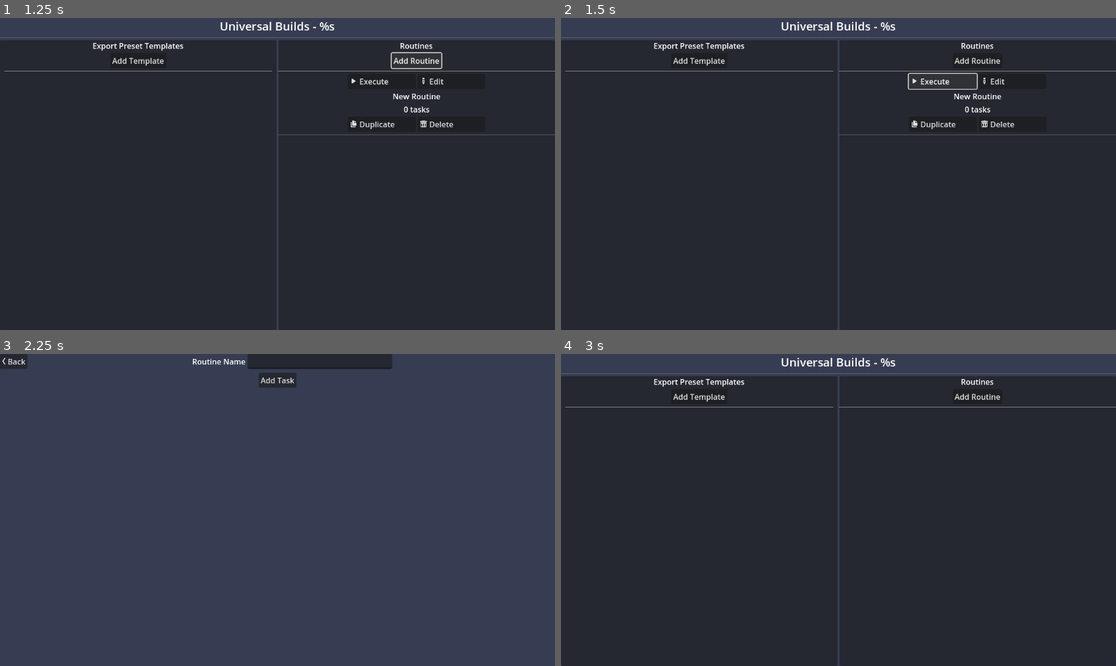
Above: before the commit, frames 1-4 (two rows, left to right).
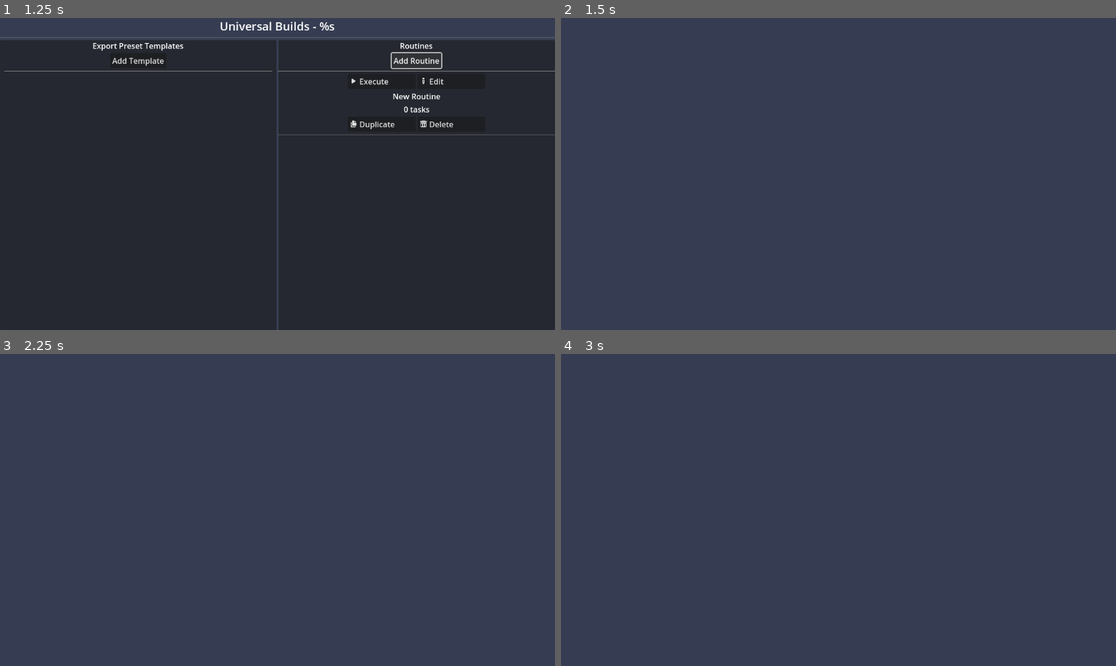
Above: after the commit, the same moments.

Repository: KoBeWi/Godot-Project-Builds
Game: Godot game, scene res://Scenes/Main.tscn
Two runs of this game, one before a commit and one after it. Both use one fixed random seed, a clock stepped at 60 frames per second and the inputs below.
Inputs (mouse positions are in pixels of both pictures, inside the frame that each line leads up to):
- Up to frame 1 (1.25 s): click "Add Routine" at 0.5 s
- Up to frame 2 (1.5 s): click "Execute" at 1.25 s
- Up to frame 3 (2.25 s): click (449, 416) at 2 s, where only the run before the commit has a clickable "Edit"
- Up to frame 4 (3 s): click (572, 360) at 2.75 s, where only the run before the commit has a clickable "Back"

Frame 1 is identical in both runs. In frame 2, 93% of the frame differs, in the area x 0-100%, y 1-100%; in frame 3, 1.8%; in frame 4, 93%.

Commit message:
Initial exec

Diff:
--- a/Nodes/GUI/DirectorySelector.tscn
+++ b/Nodes/GUI/DirectorySelector.tscn
@@ -1,10 +1,23 @@
-[gd_scene load_steps=2 format=3 uid="uid://cyl1d6reu3mk4"]
+[gd_scene load_steps=3 format=3 uid="uid://cyl1d6reu3mk4"]
 
 [ext_resource type="Texture2D" uid="uid://dhuukef617r6s" path="res://Icons/Folder.svg" id="1_34bwh"]
+
+[sub_resource type="GDScript" id="GDScript_af0jw"]
+script/source = "extends HBoxContainer
+
+@onready var line_edit: LineEdit = $LineEdit
+
+var text: String:
+	set(t):
+		line_edit.text = t
+	get:
+		return line_edit.text
+"
 
 [node name="DirectorySelector" type="HBoxContainer"]
 offset_right = 256.0
 offset_bottom = 31.0
+script = SubResource("GDScript_af0jw")
 
 [node name="LineEdit" type="LineEdit" parent="."]
 layout_mode = 2
--- a/Nodes/RoutinePreview.tscn
+++ b/Nodes/RoutinePreview.tscn
@@ -15,6 +15,9 @@
 	%Name.text = data[\"name\"]
 	%TaskCount.text %= data[\"tasks\"].size()
 	# TODO: lista zadań
+
+func connect_execute(target: Callable):
+	%Execute.pressed.connect(target)
 
 func connect_edit(target: Callable):
 	%Edit.pressed.connect(target)
--- a/Nodes/Task.gd
+++ b/Nodes/Task.gd
@@ -1,13 +1,7 @@
 extends Control
 class_name Task
 
-var data: Dictionary:
-	set(d):
-		data = d
-		_load()
-	get:
-		_store()
-		return data
+var data: Dictionary
 
 func _get_task_name() -> String:
 	return "Empty Task"
--- a/Nodes/TaskContainer.tscn
+++ b/Nodes/TaskContainer.tscn
@@ -3,11 +3,13 @@
 [sub_resource type="GDScript" id="GDScript_f3a8a"]
 script/source = "extends PanelContainer
 
+var task: Task
+
 func set_task(task_scene: PackedScene) -> Task:
-	var task_instance: Task = task_scene.instantiate()
-	%TaskName.text = task_instance._get_task_name()
-	%TaskHere.add_child(task_instance)
-	return task_instance
+	task = task_scene.instantiate()
+	%TaskName.text = task._get_task_name()
+	%TaskHere.add_child(task)
+	return task
 "
 
 [node name="TaskContainer" type="PanelContainer"]
--- a/Scenes/Execution.gd
+++ b/Scenes/Execution.gd
@@ -1,8 +1,16 @@
 extends Control
+
+@onready var task_limbo: Node2D = %TaskLimbo
+@onready var commands_container: VBoxContainer = %CommandsContainer
 
 class CommandItem:
 	var command: String
 	var arguments: PackedStringArray
+
+	func get_command() -> String:
+		var ret := command
+		ret = ret.replace("%godot%", "godot_console")
+		return ret
 
 var commands: Array[CommandItem]
 
@@ -14,15 +22,22 @@
 	#output_thread = Thread.new()
 	#output_thread.start(output_process)
 
-	var item := CommandItem.new()
-	item.command = "godot_console"
-	item.arguments = ["--path", "X:/Godot/Projects/ProjectBuilds/Testing/TestProject", "--headless", "--export-debug", "Windows Desktop", "X:/Godot/Projects/ProjectBuilds/Testing/ExportTarget/Game.exe"]
-	commands.append(item)
+	var routine := Data.get_current_routine()
+	for task in routine["tasks"]:
+		var task_instance: Task = load(task["scene"]).instantiate()
+		commands_container.add_child(task_instance)
+		task_instance._initialize(Data.project_path)
+		task_instance.data = task["data"]
+		task_instance._load()
 
-	item = CommandItem.new()
-	item.command = "C:/Program Files/7-Zip/7zG.exe"
-	item.arguments = ["a", "X:/Godot/Projects/ProjectBuilds/Testing/ExportTarget/Build.zip", "X:/Godot/Projects/ProjectBuilds/Testing/ExportTarget/Game.exe", "X:/Godot/Projects/ProjectBuilds/Testing/ExportTarget/Game.pck"]
-	#commands.append(item)
+		var item := CommandItem.new()
+		item.command = task_instance._get_command()
+		item.arguments = task_instance._get_arguments()
+		commands.append(item)
+
+		task_instance.free()
+
+	#item.arguments = ["a", "X:/Godot/Projects/ProjectBuilds/Testing/ExportTarget/Build.zip", "X:/Godot/Projects/ProjectBuilds/Testing/ExportTarget/Game.exe", "X:/Godot/Projects/ProjectBuilds/Testing/ExportTarget/Game.pck"]
 
 	next_command()
 
@@ -32,10 +47,10 @@
 
 	var command_item: CommandItem = commands.pop_front()
 	var command := preload("res://Nodes/Command.tscn").instantiate()
-	command.command = command_item.command
+	command.command = command_item.get_command()
 	command.arguments = command_item.arguments
 	command.success.connect(on_success, CONNECT_ONE_SHOT)
-	%Commands.add_child(command)
+	commands_container.add_child(command)
 
 func on_success():
 	next_command()
--- a/Scenes/Execution.tscn
+++ b/Scenes/Execution.tscn
@@ -24,10 +24,11 @@
 layout_mode = 2
 size_flags_vertical = 3
 
-[node name="Commands" type="VBoxContainer" parent="VBoxContainer/ScrollContainer"]
+[node name="CommandsContainer" type="VBoxContainer" parent="VBoxContainer/ScrollContainer"]
 unique_name_in_owner = true
 layout_mode = 2
 size_flags_horizontal = 3
 
 [node name="TaskLimbo" type="Node2D" parent="."]
 unique_name_in_owner = true
+visible = false
--- a/Scenes/Main.gd
+++ b/Scenes/Main.gd
@@ -2,6 +2,10 @@
 
 @onready var template_container: VBoxContainer = %TemplateContainer
 @onready var routine_container: VBoxContainer = %RoutineContainer
+
+func _ready() -> void:
+	for routine in Data.routines:
+		add_routine(routine)
 
 func _add_template_pressed() -> void:
 	var template := preload("res://Nodes/PresetTemplate.tscn").instantiate()
@@ -14,7 +18,12 @@
 	var routine := preload("res://Nodes/RoutinePreview.tscn").instantiate()
 	routine_container.add_child(routine)
 	routine.set_routine_data(data)
+	routine.connect_execute(exec_routine.bind(data))
 	routine.connect_edit(edit_routine.bind(data))
+
+func exec_routine(data: Dictionary):
+	Data.current_routine = data
+	get_tree().change_scene_to_file("res://Scenes/Execution.tscn")
 
 func edit_routine(data: Dictionary):
 	Data.current_routine = data
--- a/Scenes/RoutineBuilder.gd
+++ b/Scenes/RoutineBuilder.gd
@@ -7,23 +7,41 @@
 
 func _ready() -> void:
 	routine = Data.get_current_routine()
+	%RoutineName.text = routine["name"]
 
 	for task in Data.tasks:
 		add_task.get_popup().add_item(task["name"])
 		add_task.get_popup().set_item_metadata(-1, task["scene"])
 
-	add_task.get_popup().index_pressed.connect(create_task)
+	for task: Dictionary in routine["tasks"]:
+		var task_instance := create_task(task["scene"])
+		task_instance.data = task["data"]
+		task_instance._load()
 
-func create_task(idx: int):
-	var scene: String = add_task.get_popup().get_item_metadata(idx)
+	add_task.get_popup().index_pressed.connect(_create_task)
 
+func _create_task(idx: int):
+	create_task(add_task.get_popup().get_item_metadata(idx))
+
+func create_task(scene: String) -> Task:
 	var container := preload("res://Nodes/TaskContainer.tscn").instantiate()
 	task_list.add_child(container)
 
 	var task: Task = container.set_task(load(scene))
-	task._initialize("X:/Godot/Projects/ProjectBuilds/Testing/TestProject")
+	task._initialize(Data.project_path)
+	return task
 
 func _back_pressed() -> void:
+	var routine_tasks: Array[Dictionary]
 
+	for task: Task in task_list.get_children().map(func(container: Node) -> Task: return container.task):
+		var task_data := Dictionary()
+		task_data["scene"] = task.scene_file_path
+		task._store()
+		task_data["data"] = task.data
+		routine_tasks.append(task_data)
+
+	routine["name"] = %RoutineName.text
+	routine["tasks"] = routine_tasks
 
 	get_tree().change_scene_to_file("res://Scenes/Main.tscn")
--- a/Scenes/RoutineBuilder.tscn
+++ b/Scenes/RoutineBuilder.tscn
@@ -29,7 +29,8 @@
 layout_mode = 2
 text = "Routine Name"
 
-[node name="LineEdit" type="LineEdit" parent="HBoxContainer2/HBoxContainer"]
+[node name="RoutineName" type="LineEdit" parent="HBoxContainer2/HBoxContainer"]
+unique_name_in_owner = true
 custom_minimum_size = Vector2(300, 0)
 layout_mode = 2
 
--- a/Scripts/Data.gd
+++ b/Scripts/Data.gd
@@ -1,4 +1,6 @@
 extends Node
+
+var project_path: String = "X:/Godot/Projects/ProjectBuilds/Testing/TestProject"
 
 var tasks: Array[Dictionary]
 var routines: Array[Dictionary]
--- a/Tasks/ExportProject.tscn
+++ b/Tasks/ExportProject.tscn
@@ -1,4 +1,6 @@
-[gd_scene load_steps=2 format=3 uid="uid://m4tjlhu18ode"]
+[gd_scene load_steps=3 format=3 uid="uid://m4tjlhu18ode"]
+
+[ext_resource type="PackedScene" uid="uid://cyl1d6reu3mk4" path="res://Nodes/GUI/DirectorySelector.tscn" id="1_ftqqe"]
 
 [sub_resource type="GDScript" id="GDScript_mlhhy"]
 script/source = "extends Task
@@ -6,7 +8,7 @@
 @onready var preset_list: OptionButton = %PresetList
 @onready var custom_preset_name: LineEdit = %CustomPresetName
 @onready var debug: CheckBox = %Debug
-@onready var custom_path: LineEdit = $CustomPath
+@onready var custom_path: Control = $CustomPath
 
 func _get_task_name() -> String:
 	return \"Export Project\"
@@ -18,7 +20,7 @@
 	var ret: PackedStringArray
 	ret.append(\"--headless\")
 
-	if debug:
+	if debug.button_pressed:
 		ret.append(\"--export-debug\")
 	else:
 		ret.append(\"--export-release\")
@@ -47,10 +49,30 @@
 		preset_list.add_item(export_presets.get_value(section, \"name\"))
 
 func _load():
-	pass
+	var preset_text: String = data[\"preset\"]
+	var preset_assigned: bool
+	for i in preset_list.item_count:
+		if preset_list.get_item_text(i) == preset_text:
+			preset_list.selected = i
+			preset_assigned = true
+			break
+
+	if not preset_assigned:
+		preset_list.selected = 0
+		custom_path.text = preset_text
+
+	_on_preset_list_item_selected(preset_list.selected)
+
+	debug.button_pressed = data[\"debug\"]
+	custom_path.text = data[\"custom_path\"]
 
 func _store():
-	pass
+	if preset_list.selected == 0:
+		data[\"preset\"] = custom_preset_name.text
+	else:
+		data[\"preset\"] = preset_list.get_item_text(preset_list.selected)
+	data[\"debug\"] = debug.button_pressed
+	data[\"custom_path\"] = custom_path.text
 
 func _on_preset_list_item_selected(index: int) -> void:
 	custom_preset_name.editable = index == 0
@@ -101,7 +123,7 @@
 text = "Custom Path"
 horizontal_alignment = 1
 
-[node name="CustomPath" type="LineEdit" parent="."]
+[node name="CustomPath" parent="." instance=ExtResource("1_ftqqe")]
 layout_mode = 2
 
 [connection signal="item_selected" from="HBoxContainer/PresetList" to="." method="_on_preset_list_item_selected"]
